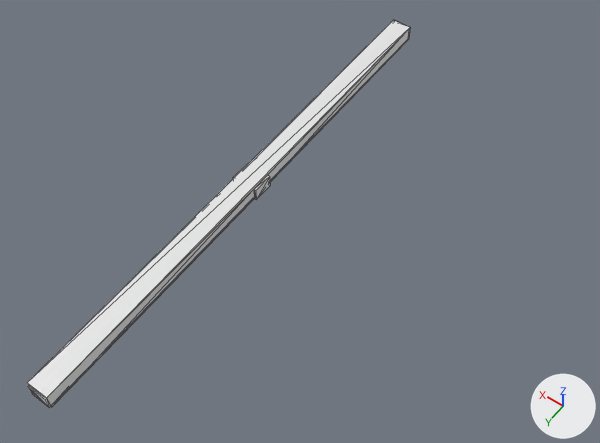
A saved change to the OBJ model data/base.obj.
Rendered twice from a 50 mm camera at (-62.0, 22.3, 111.3) aimed at (-12.2, -47.5, 1.7). Every picture has the same lights, and +X, +Y and +Z are marked at lower right. Mesh edges are drawn as thin lines. Materials are left out; every surface is plain grey. Where no turn or scale is listed for an object, it has been applied to the vertices. Vertices at the same position are counted once.

Names of what the first picture shows: 'SketchUp.001_ID16', 'SketchUp.004_ID45'.
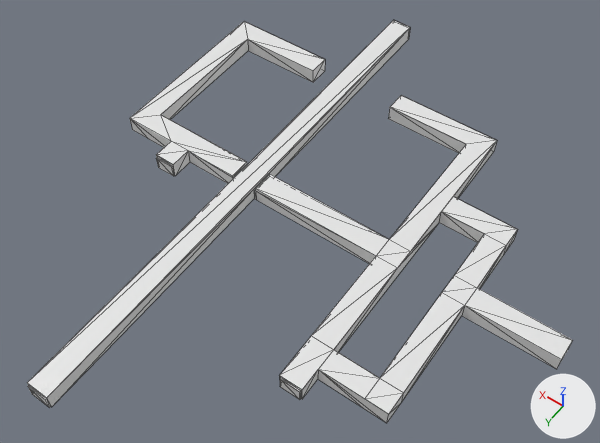
Location of each change, [x1, y1, x2, y2] in pixels of the pictures (600 x 443 px):
'SketchUp.011_ID107', added: after [256, 95, 573, 414]
'SketchUp_ID3', reshaped (not visible before): after [27, 28, 572, 423]
'SketchUp.007_ID74', added: after [130, 21, 325, 176]
'SketchUp.001_ID16', reshaped (94% narrower, 94% shorter): before [27, 28, 410, 408]; after [28, 387, 49, 407]
'SketchUp.004_ID50', added: after [334, 212, 484, 352]
'SketchUp.006_ID66', added: after [280, 379, 300, 400]
'SketchUp.005_ID58', added: after [156, 158, 173, 176]
part 1 of me_sketchup_001_id16, deleted: before [27, 28, 410, 408]

Diff of the bpy script that builds the scene:
```diff
--- a/data/base.obj.py
+++ b/data/base.obj.py
@@ me_sketchup_001_id16 @@
 # used by ob_sketchup_001_id16; location = (0.0, 0.0, 0.0)
-me_sketchup_001_id16.from_pydata(...)  # 36 vertices, 48 faces; spans x -2.5..2.5, y -100.0..0.3, z 0.0..3.0
+me_sketchup_001_id16.from_pydata(...)  # 4 vertices, 2 faces; spans x -1.8..1.8, y 0.2..0.3, z 0.0..2.5
+# me_sketchup_001_id16 part 1
+# 32 vertices are removed from x -2.5..2.5, y -100.0..0.0, z 0.0..3.0
+# 46 faces are deleted
@@ me_sketchup_id3 @@
 # used by ob_sketchup_id3; location = (0.0, 0.0, 0.0)
-me_sketchup_id3.from_pydata(...)  # 20 vertices, 18 faces; spans x -2.5..2.5, y -100.2..0.2, z 0.0
+me_sketchup_id3.from_pydata(...)  # 124 vertices, 147 faces; spans x -58.7..26.5, y -100.2..0.3, z 0.0..3.0
+# me_sketchup_id3 part 2: 104 vertices added at x -58.7..26.5, y -100.2..0.3, z 0.0..3.0
@@ me_sketchup_011_id107 @@
+me_sketchup_011_id107.from_pydata(...)  # 30 vertices, 30 faces; spans x -58.7..-2.5, y -82.0..-22.0, z 3.0
@@ me_sketchup_007_id74 @@
+me_sketchup_007_id74.from_pydata([(12.5, -48.0, 3.0), (16.5, -44.0, 3.0), (16.5, -48.0, 3.0), (12.5, -44.0, 3.0), (26.5, -82.0, 3.0), (22.5, -78.0, 3.0), (26.5, -48.0, 3.0), (6.5, -82.0, 3.0), (6.5, -78.0, 3.0), (22.5, -52.0, 3.0), (2.5, -52.0, 3.0), (2.5, -48.0, 3.0)], [], [(0, 1, 2), (1, 0, 3), (4, 5, 6), (5, 4, 7), (5, 7, 8), (6, 9, 2), (9, 6, 5), (2, 9, 10), (2, 10, 0), (0, 10, 11)])
@@ me_sketchup_006_id66 @@
+me_sketchup_006_id66.from_pydata([(-26.9, -21.75, 2.5), (-30.5, -21.75, 0.0), (-26.9, -21.75, 0.0), (-30.5, -21.75, 2.5)], [], [(0, 1, 2), (1, 0, 3)])
@@ me_sketchup_005_id58 @@
+me_sketchup_005_id58.from_pydata([(16.3, -43.75, 2.5), (12.7, -43.75, 0.0), (16.3, -43.75, 0.0), (12.7, -43.75, 2.5)], [], [(0, 1, 2), (1, 0, 3)])
@@ me_sketchup_004_id50 @@
+me_sketchup_004_id50.from_pydata(...)  # 14 vertices, 14 faces; spans x -38.7..-30.7, y -62.0..-30.0, z 0.0..3.0
@@ ob_sketchup_011_id107 @@
+ob_sketchup_011_id107 = bpy.data.objects.new('SketchUp.011_ID107', me_sketchup_011_id107)
+ob_sketchup_011_id107.location = (0.0, 0.0, 0.0)
@@ ob_sketchup_007_id74 @@
+ob_sketchup_007_id74 = bpy.data.objects.new('SketchUp.007_ID74', me_sketchup_007_id74)
+ob_sketchup_007_id74.location = (0.0, 0.0, 0.0)
@@ ob_sketchup_006_id66 @@
+ob_sketchup_006_id66 = bpy.data.objects.new('SketchUp.006_ID66', me_sketchup_006_id66)
+ob_sketchup_006_id66.location = (0.0, 0.0, 0.0)
@@ ob_sketchup_005_id58 @@
+ob_sketchup_005_id58 = bpy.data.objects.new('SketchUp.005_ID58', me_sketchup_005_id58)
+ob_sketchup_005_id58.location = (0.0, 0.0, 0.0)
@@ ob_sketchup_004_id50 @@
+ob_sketchup_004_id50 = bpy.data.objects.new('SketchUp.004_ID50', me_sketchup_004_id50)
+ob_sketchup_004_id50.location = (0.0, 0.0, 0.0)
```
